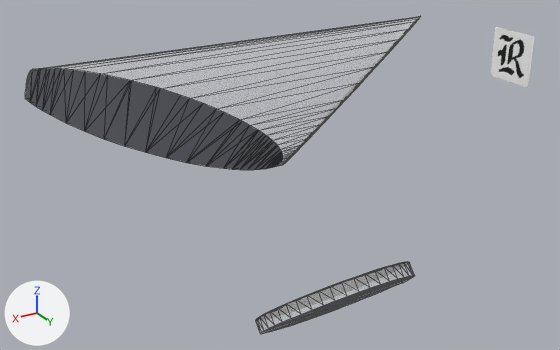
One commit to the glTF model examples/models/K-Mirror.glb: the scene before it, then after it.
Camera for both pictures: a 50 mm camera at (58.6, 100.7, 77.6) aimed at (1.6, 5.7, 30.1). Arrows for +X, +Y and +Z are at lower left; the lights stay in place. Both versions are drawn at frame 227 of the action 'Animation'; the numbers are the values there. Mesh edges are drawn as thin lines on the coarser meshes.

The older version as bpy lines, for what is in view:
```python
ob_k_mirror_corps = bpy.data.objects.new('K-Mirror\\Corps', me_k_mirror_corps_001)
ob_k_mirror_corps.location = (1.4, 21.4, 16.2)
ob_k_mirror_corps.rotation_euler = (-2.412, 0.0, 0.0)  # degrees (-138, 0, 0)
ob_k_mirror_corps1 = bpy.data.objects.new('K-Mirror\\Corps1', me_k_mirror_corps1)
ob_k_mirror_corps1.location = (0.8, 0.0, 40.0)
ob_k_mirror_corps1.rotation_euler = (-2.412, 0.0, 0.0)  # degrees (-138, 0, 0)
ob_k_mirror_surface = bpy.data.objects.new('K-Mirror\\Surface', me_k_mirror_surface)
ob_k_mirror_surface.location = (0.8, 0.0, 40.0)
ob_k_mirror_surface.rotation_euler = (-2.412, 0.0, 0.0)  # degrees (-138, 0, 0)
ob_k_mirror_surface__2 = bpy.data.objects.new('K-Mirror\\Surface (2)', me_k_mirror_surface__2)
ob_k_mirror_surface__2.location = (0.8, 0.0, 40.0)
ob_k_mirror_surface__2.rotation_euler = (-2.412, 0.0, 0.0)  # degrees (-138, 0, 0)
ob_k_mirror_surface__3 = bpy.data.objects.new('K-Mirror\\Surface (3)', me_k_mirror_surface__3)
ob_k_mirror_surface__3.location = (1.4, 21.4, 16.2)
ob_k_mirror_surface__3.rotation_euler = (-2.412, 0.0, 0.0)  # degrees (-138, 0, 0)
ob_r_corps = bpy.data.objects.new('R\\Corps', me_r_corps)
ob_r_corps.location = (0.0, 0.0, 40.0)
```
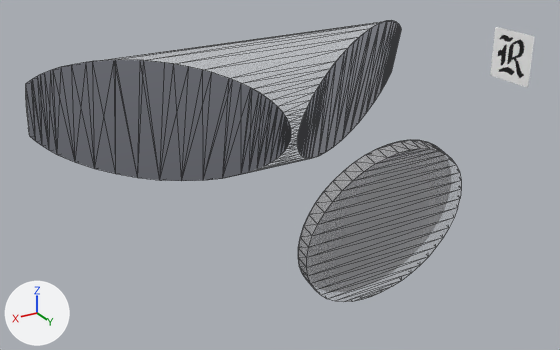
The change, as a list of edits to the scene's bpy script:
```text
Change ob_k_mirror_corps:
    ob_k_mirror_corps.location: (1.4, 21.4, 16.2) -> (1.4, 31.1, 32.5)
    ob_k_mirror_corps.rotation_euler: (-2.412, 0.0, 0.0) -> (-1.807, 0.0, 0.0)  # degrees (-138, 0, 0) -> degrees (-104, 0, 0)
Change ob_k_mirror_corps1:
    ob_k_mirror_corps1.rotation_euler: (-2.412, 0.0, 0.0) -> (-1.807, 0.0, 0.0)  # degrees (-138, 0, 0) -> degrees (-104, 0, 0)
Change ob_k_mirror_surface:
    ob_k_mirror_surface.rotation_euler: (-2.412, 0.0, 0.0) -> (-1.807, 0.0, 0.0)  # degrees (-138, 0, 0) -> degrees (-104, 0, 0)
Change ob_k_mirror_surface__2:
    ob_k_mirror_surface__2.rotation_euler: (-2.412, 0.0, 0.0) -> (-1.807, 0.0, 0.0)  # degrees (-138, 0, 0) -> degrees (-104, 0, 0)
Change ob_k_mirror_surface__3:
    ob_k_mirror_surface__3.location: (1.4, 21.4, 16.2) -> (1.4, 31.1, 32.5)
    ob_k_mirror_surface__3.rotation_euler: (-2.412, 0.0, 0.0) -> (-1.807, 0.0, 0.0)  # degrees (-138, 0, 0) -> degrees (-104, 0, 0)
```

What differs and where, as boxes (x1, y1, x2, y2) in the pictures (560 x 350 px):
'K-Mirror\\Surface (2)', turned: before (25, 68, 283, 170); after (26, 60, 291, 181)
'K-Mirror\\Corps', moved, turned: before (256, 262, 415, 334); after (298, 140, 461, 302)
'K-Mirror\\Corps1', turned: before (25, 16, 420, 167); after (25, 21, 384, 173)
'K-Mirror\\Surface', turned: before (283, 16, 421, 165); after (297, 20, 401, 158)
'K-Mirror\\Surface (3)', moved, turned: before (269, 263, 399, 312); after (299, 140, 426, 272)
